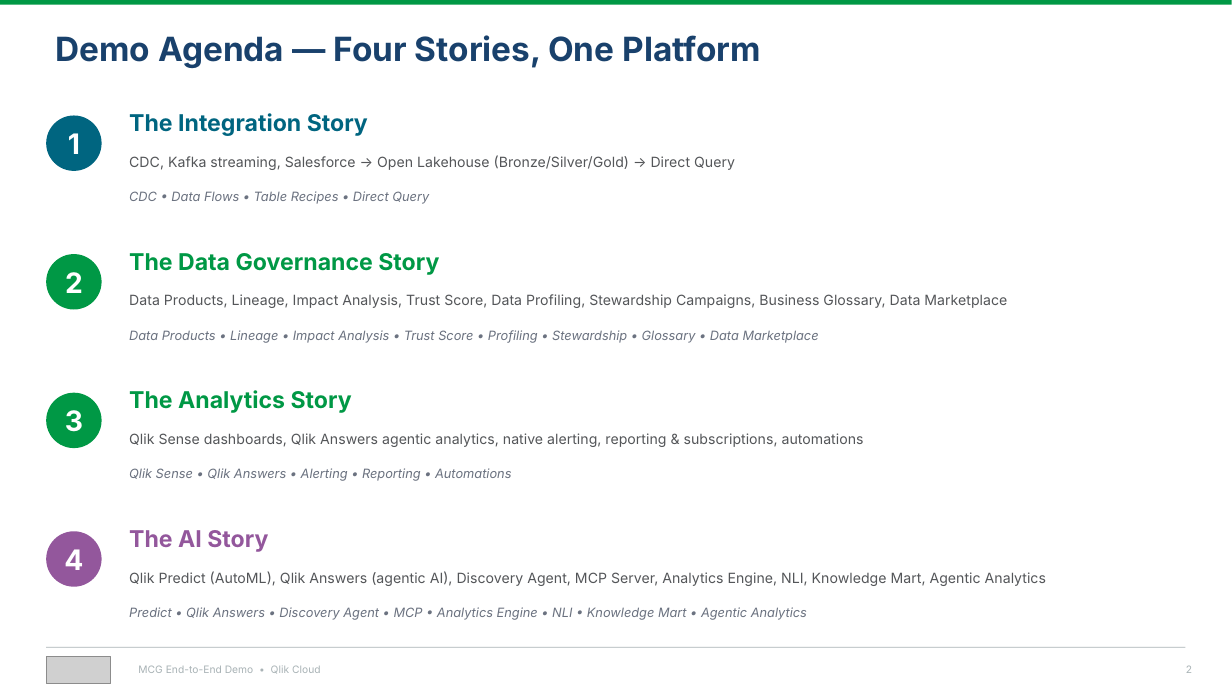
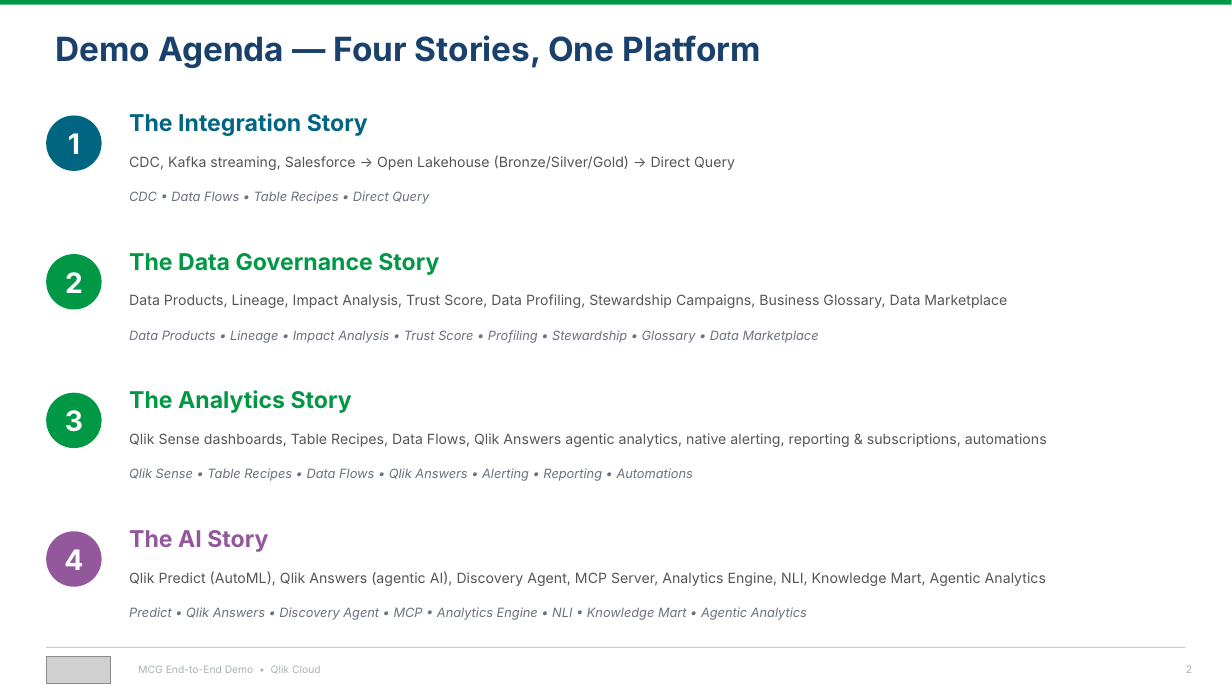
Before and after one commit to robertschoenfeldqlik/meridan_retail_group_qlik_demo_assets, a slide deck: slide 2 of MCG_Demo_Overview_Four_Stories.pptx. Drawn at 1232x693 pixels with LibreOffice and Linux fonts; fonts in the diff are those of the drawing; grey boxes stand for pictures. Boxes give left, top, right and bottom in pixels: in the first picture for what was removed or moved away, otherwise in the second. Text is boxed around its words. In the diff, an @@ line names an element or a change of style, - is before the commit and + after.

```diff
--- a/MCG_Demo_Overview_Four_Stories.pptx
+++ b/MCG_Demo_Overview_Four_Stories.pptx
@@ text at (129,433,1047,447): text changed @@
-Qlik Sense dashboards, Qlik Answers agentic analytics, native alerting, reporting & subscriptions, automations
+Qlik Sense dashboards, Table Recipes, Data Flows, Qlik Answers agentic analytics, native alerting, reporting & subscriptions, automations
@@ text at (129,468,693,481): text changed @@
-Qlik Sense • Qlik Answers • Alerting • Reporting • Automations
+Qlik Sense • Table Recipes • Data Flows • Qlik Answers • Alerting • Reporting • Automations
```
Also in this commit, not shown: 1 other file.
